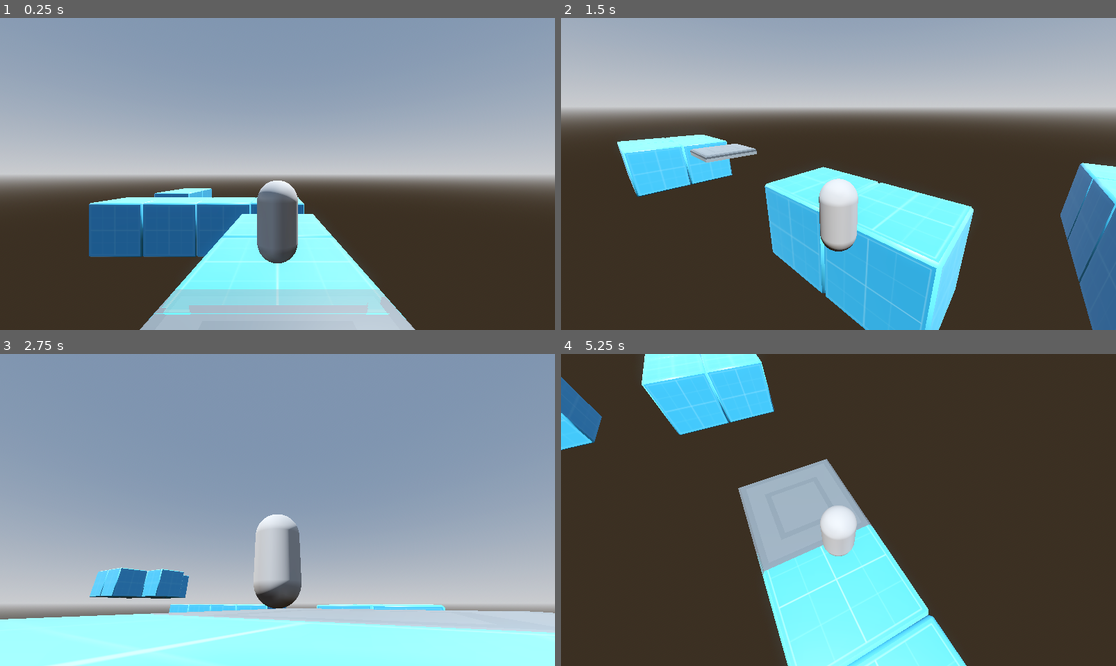
Above: before the commit, frames 1-4 (two rows, left to right).
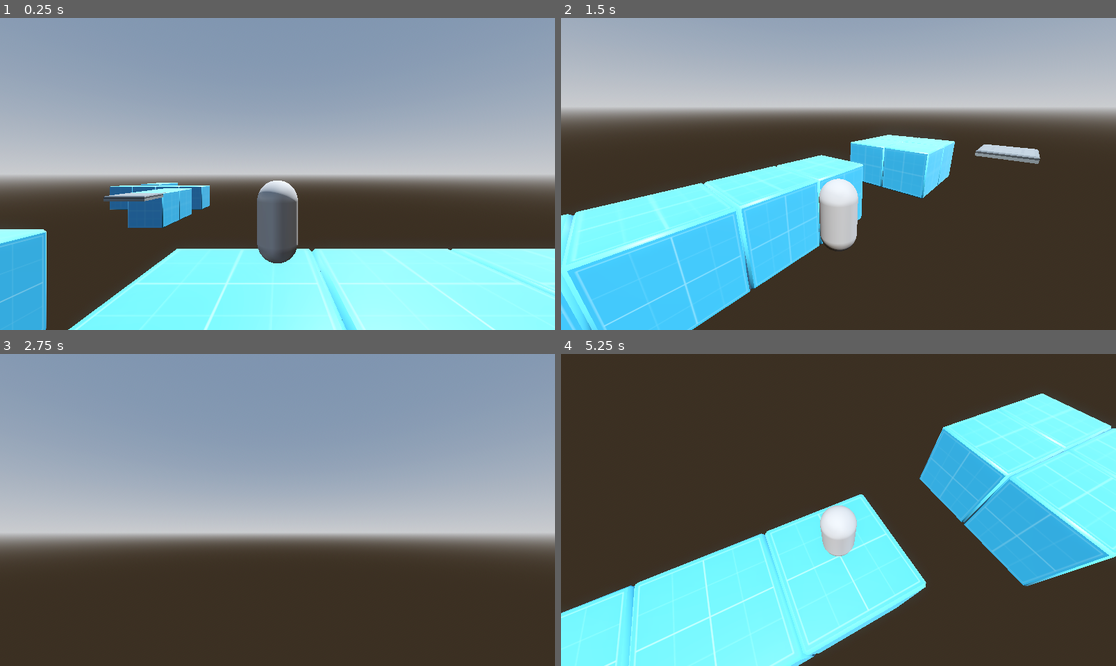
Above: after the commit, the same moments.

Repository: AbsoluteZer0527/My-first-3D-Godot-game
Game: Godot game, scene res://Scenes/game_scene.tscn
Same seed, same stepped clock (60 frames per second), same inputs: the game is played once before the commit and once after it.
Inputs (mouse positions are in pixels of both pictures, inside the frame that each line leads up to):
- Up to frame 1 (0.25 s): no input
- Up to frame 2 (1.5 s): tap Enter (ui_accept) at 0.5, 0.77 s; move the mouse to (866, 174) at 0.52 s; hold W (forward) 0.53-1.28 s; tap Tab at 0.6, 1.35 s; move the mouse to (727, 189) at 1.27 s; hold S (backward) from 1.28 s (still down)
- Up to frame 3 (2.75 s): tap Enter (ui_accept) at 1.52 s; move the mouse to (288, 503) at 2.02 s; release S (backward) at 2.03 s; hold W (forward) from 2.03 s (still down); tap Tab at 2.1 s
- Up to frame 4 (5.25 s): move the mouse to (810, 572) at 2.77 s; tap Tab every 0.75 s from 2.85 to 5.1 s; tap Enter (ui_accept) at 3.02, 3.77, 4.52 s; move the mouse to (877, 513) at 3.52 s; move the mouse to (672, 463) at 4.27 s; release W (forward) at 4.28 s; hold A (left) 4.28-5.03 s; move the mouse to (844, 510) at 5.02 s; hold W (forward) from 5.03 s (still down)

The runs differ from the first frame. In frame 1, 25% of the frame differs, in the area x 0-100%, y 52-100%; in frame 2, 38%; in frame 3, 59%, in the area x 0-100%, y 37-100%; in frame 4, 42%.

Commit message:
Created a Jump pad with basic jump pad mechanics

Diff:
--- a/First-3D/new-game-project/Scenes/game_scene.tscn
+++ b/First-3D/new-game-project/Scenes/game_scene.tscn
@@ -1,9 +1,11 @@
-[gd_scene load_steps=13 format=3 uid="uid://duvjmwvyd5uii"]
+[gd_scene load_steps=16 format=3 uid="uid://duvjmwvyd5uii"]
 
 [ext_resource type="PackedScene" path="res://Scenes/player.tscn" id="1_x87qo"]
 [ext_resource type="PackedScene" uid="uid://ch5wgsbao1ifm" path="res://Assets/Models/Cube_Prototype_Large_A.gltf" id="2_b6fju"]
 [ext_resource type="PackedScene" uid="uid://cp58xtnmho1kk" path="res://Assets/Models/Floor.gltf" id="3_6h5vk"]
-[ext_resource type="Script" uid="uid://klep18oa8dh7" path="res://game_manager.gd" id="4_fiftr"]
+[ext_resource type="Script" uid="uid://klep18oa8dh7" path="res://Scripts/game_manager.gd" id="4_fiftr"]
+[ext_resource type="Script" uid="uid://shp4psbqq4fv" path="res://Scripts/jump_pad.gd" id="5_rgj8m"]
+[ext_resource type="PackedScene" uid="uid://dtpoxg8oswypy" path="res://Assets/Models/Primitive_Floor.gltf" id="6_2fmhe"]
 
 [sub_resource type="ProceduralSkyMaterial" id="ProceduralSkyMaterial_oqyrl"]
 sky_horizon_color = Color(0.66224277, 0.6717428, 0.6867428, 1)
@@ -20,6 +22,21 @@
 
 [sub_resource type="BoxShape3D" id="BoxShape3D_fiftr"]
 size = Vector3(4, 1, 4)
+
+[sub_resource type="Animation" id="Animation_fiftr"]
+length = 0.001
+tracks/0/type = "value"
+tracks/0/imported = false
+tracks/0/enabled = true
+tracks/0/path = NodePath("MovingPlatform:position")
+tracks/0/interp = 1
+tracks/0/loop_wrap = true
+tracks/0/keys = {
+"times": PackedFloat32Array(0),
+"transitions": PackedFloat32Array(1),
+"update": 0,
+"values": [Vector3(12, 4, 38.111576)]
+}
 
 [sub_resource type="Animation" id="Animation_6h5vk"]
 resource_name = "moving"
@@ -38,21 +55,6 @@
 "values": [Vector3(12, 3.5, 27.112), Vector3(12, 3.5, 40.112)]
 }
 
-[sub_resource type="Animation" id="Animation_fiftr"]
-length = 0.001
-tracks/0/type = "value"
-tracks/0/imported = false
-tracks/0/enabled = true
-tracks/0/path = NodePath("MovingPlatform:position")
-tracks/0/interp = 1
-tracks/0/loop_wrap = true
-tracks/0/keys = {
-"times": PackedFloat32Array(0),
-"transitions": PackedFloat32Array(1),
-"update": 0,
-"values": [Vector3(12, 4, 38.111576)]
-}
-
 [sub_resource type="AnimationLibrary" id="AnimationLibrary_1ixah"]
 _data = {
 &"RESET": SubResource("Animation_fiftr"),
@@ -61,6 +63,9 @@
 
 [sub_resource type="WorldBoundaryShape3D" id="WorldBoundaryShape3D_1ixah"]
 
+[sub_resource type="BoxShape3D" id="BoxShape3D_7iton"]
+size = Vector3(3, 1.2938232, 3)
+
 [node name="GameScene" type="Node3D"]
 
 [node name="WorldEnvironment" type="WorldEnvironment" parent="."]
@@ -72,7 +77,8 @@
 directional_shadow_max_distance = 1.0
 
 [node name="Player" parent="." instance=ExtResource("1_x87qo")]
-transform = Transform3D(1, 0, 0, 0, 1, 0, 0, 0, 1, 12, 5.233398, 24)
+transform = Transform3D(1, 0, 0, 0, 1, 0, 0, 0, 1, 27, 5.233398, 44)
+speed = 7.0
 
 [node name="Ground" type="Node3D" parent="."]
 
@@ -212,7 +218,7 @@
 autoplay = "moving"
 
 [node name="DeathZone" type="Area3D" parent="."]
-transform = Transform3D(1, 0, 0, 0, 1, 0, 0, 0, 1, 0, 2.6502304, 0)
+transform = Transform3D(1, 0, 0, 0, 1, 0, 0, 0, 1, 0, -13.775494, 0)
 
 [node name="CollisionShape3D" type="CollisionShape3D" parent="DeathZone"]
 shape = SubResource("WorldBoundaryShape3D_1ixah")
@@ -220,4 +226,17 @@
 [node name="GameManager" type="Node3D" parent="."]
 script = ExtResource("4_fiftr")
 
+[node name="JumpPad" type="Area3D" parent="."]
+transform = Transform3D(1, 0, 0, 0, 1, 0, 0, 0, 1, 38, 4, 45)
+script = ExtResource("5_rgj8m")
+metadata/_edit_group_ = true
+
+[node name="Primitive_Floor2" parent="JumpPad" instance=ExtResource("6_2fmhe")]
+transform = Transform3D(0.86, 0, 0, 0, 0.31, 0, 0, 0, 0.86, 0, 0, 0)
+
+[node name="CollisionShape3D" type="CollisionShape3D" parent="JumpPad"]
+transform = Transform3D(1.204, 0, 0, 0, 0.434, 0, 0, 0, 1.204, 0, 0.063759804, 0)
+shape = SubResource("BoxShape3D_7iton")
+
 [connection signal="body_entered" from="DeathZone" to="GameManager" method="respawn_player"]
+[connection signal="body_entered" from="JumpPad" to="JumpPad" method="_on_body_entered"]
--- /dev/null
+++ b/First-3D/new-game-project/Scripts/jump_pad.gd
@@ -0,0 +1,16 @@
+extends Area3D
+@export var jump_velocity: float = 10
+
+# Called when the node enters the scene tree for the first time.
+func _ready() -> void:
+	pass # Replace with function body.
+
+
+# Called every frame. 'delta' is the elapsed time since the previous frame.
+func _process(delta: float) -> void:
+	pass
+
+
+func _on_body_entered(body: Node3D) -> void:
+	if body is CharacterBody3D:
+		body.velocity.y = jump_velocity
Renamed: First-3D/new-game-project/game_manager.gd -> First-3D/new-game-project/Scripts/game_manager.gd
Renamed: First-3D/new-game-project/game_manager.gd.uid -> First-3D/new-game-project/Scripts/game_manager.gd.uid
Not shown, added: First-3D/new-game-project/Scripts/jump_pad.gd.uid
